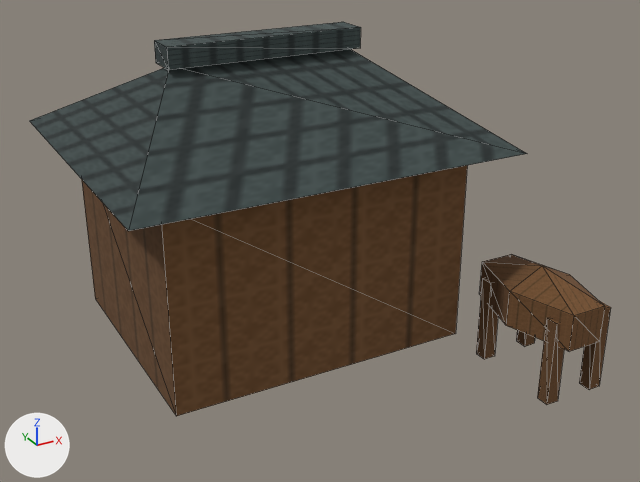
The glTF model app/src/main/assets/3d/field/domestic-STABLE-1-lod2.glb, before and after one commit.
The view is the same before and after, from a 50 mm lens placed at (-0.608, -1.05, 0.744), pointed at (-0.035, -0.008, 0.223). Every picture has the same lights, and +X, +Y and +Z are marked at lower left. The first picture is the older version. Mesh edges are drawn as thin lines. Vertices at exactly the same position are counted once.

Before the edit, the objects in view are built like this:
```python
me_mesh_0 = bpy.data.meshes.new('Mesh_0')
me_mesh_0.from_pydata(...)  # 68 vertices, 90 faces; spans x -0.361..0.28, y -0.298..0.327, z 0.03..0.513
me_mesh_0.materials.append(mat_material_0)
ob_mesh_0 = bpy.data.objects.new('Mesh_0', me_mesh_0)
ob_mesh_0.location = (0.0, 0.0, 0.0)
```
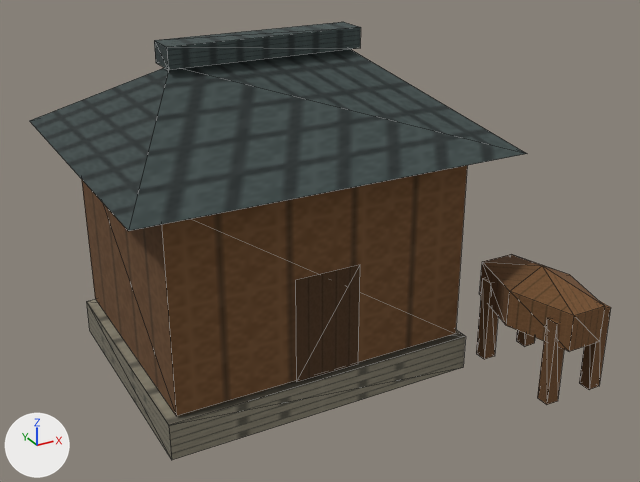
Pixel boxes (x1, y1, x2, y2) of what changed, in the pictures (640 x 482 px):
'Mesh_0', reshaped (11% taller): before (30, 22, 611, 416); after (30, 22, 611, 460)
part 1 of me_mesh_0, added: after (86, 299, 466, 460)
part 2 of me_mesh_0, added (brown): after (296, 265, 360, 382)

Diff of the bpy script that builds the scene:
```diff
--- a/app/src/main/assets/3d/field/domestic-STABLE-1-lod2.glb.py
+++ b/app/src/main/assets/3d/field/domestic-STABLE-1-lod2.glb.py
@@ me_mesh_0 @@
 # used by ob_mesh_0; location = (0.0, 0.0, 0.0)
 # verts and faces of me_mesh_0; kept vertices keep their numbers, new ones are numbered from 68
-me_mesh_0.from_pydata(...)  # 68 vertices, 90 faces; spans x -0.361..0.28, y -0.298..0.327, z 0.03..0.513
+me_mesh_0.from_pydata(...)  # 80 vertices, 102 faces; spans x -0.361..0.28, y -0.298..0.327, z 0.01..0.513
+# me_mesh_0 part 1: the loose piece of 8 vertices spanning x -0.305..0.145, y -0.11..0.27, z 0.07..0.365 is copied, and the copy is scaled about its middle by (1.06, 1.04, 0.186), then moved by (0.0, 0.0, -0.18); it spans x -0.319..0.159, y -0.118..0.278, z 0.01..0.065
+# me_mesh_0 part 2
+verts[68] = (-0.13, -0.113, 0.07)  # pixel (296, 381)
+verts[69] = (-0.031, -0.113, 0.07)  # pixel (358, 363)
+verts[70] = (-0.031, -0.113, 0.227)  # pixel (360, 264)
+verts[71] = (-0.13, -0.113, 0.227)  # pixel (295, 280)
+faces += [(68, 69, 70), (68, 70, 71)]
 me_mesh_0.materials.append(mat_material_0)
```
